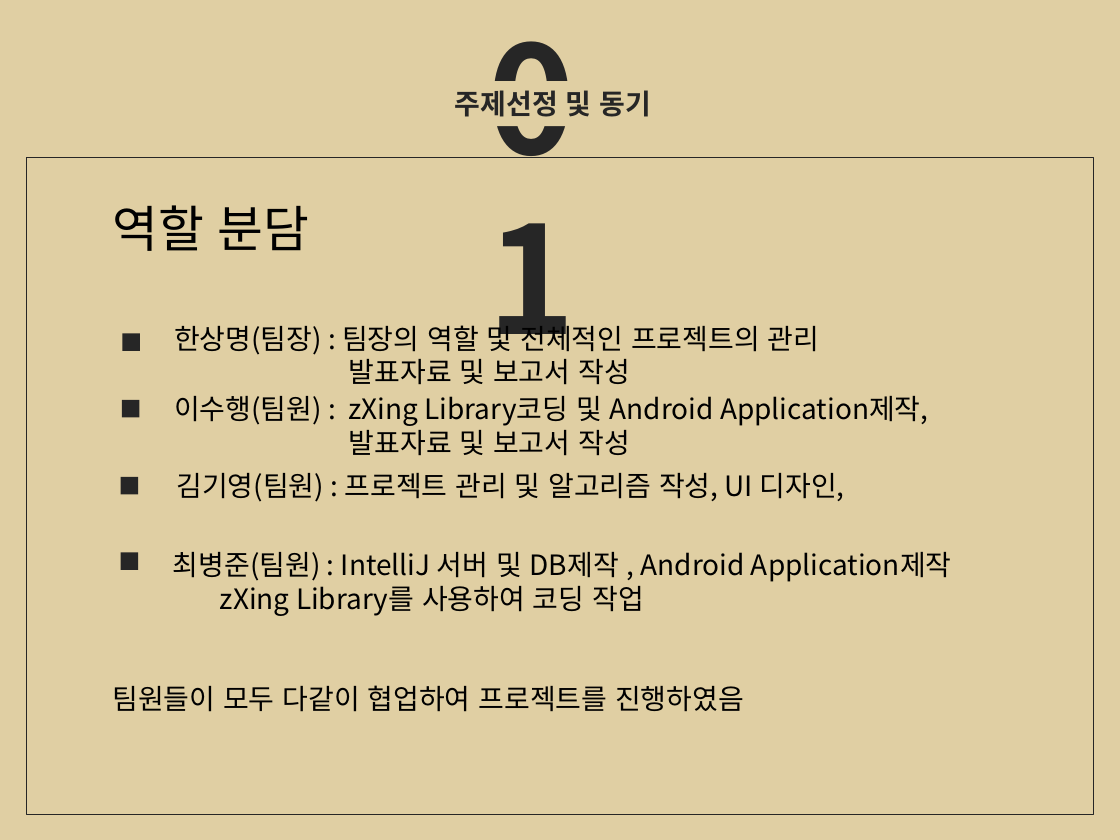
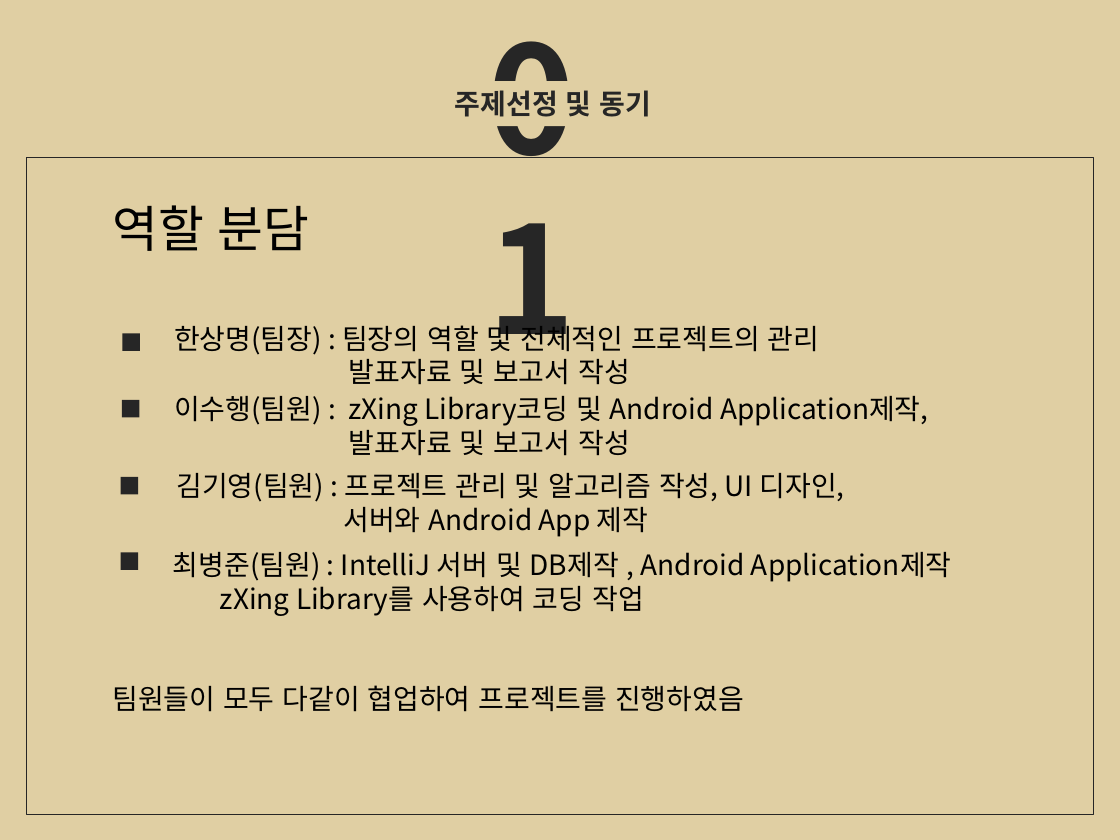
Before and after one commit to KYKimKing/Project_OS, a slide deck: slide 6 of 오픈소스최종발표자료v6.pptx. Drawn at 1120x840 pixels with LibreOffice and Linux fonts; fonts in the diff are those of the drawing. Boxes give left, top, right and bottom in pixels: in the first picture for what was removed or moved away, otherwise in the second. Text is boxed around its words. In the diff, an @@ line names an element or a change of style, - is before the commit and + after.

```diff
--- a/오픈소스최종발표자료v6.pptx
+++ b/오픈소스최종발표자료v6.pptx
@@ text at (343,507,649,537): paragraph added @@
+서버와 Android App 제작
```
Also in this commit, not shown: 1 other slide changed, 1 other file.
